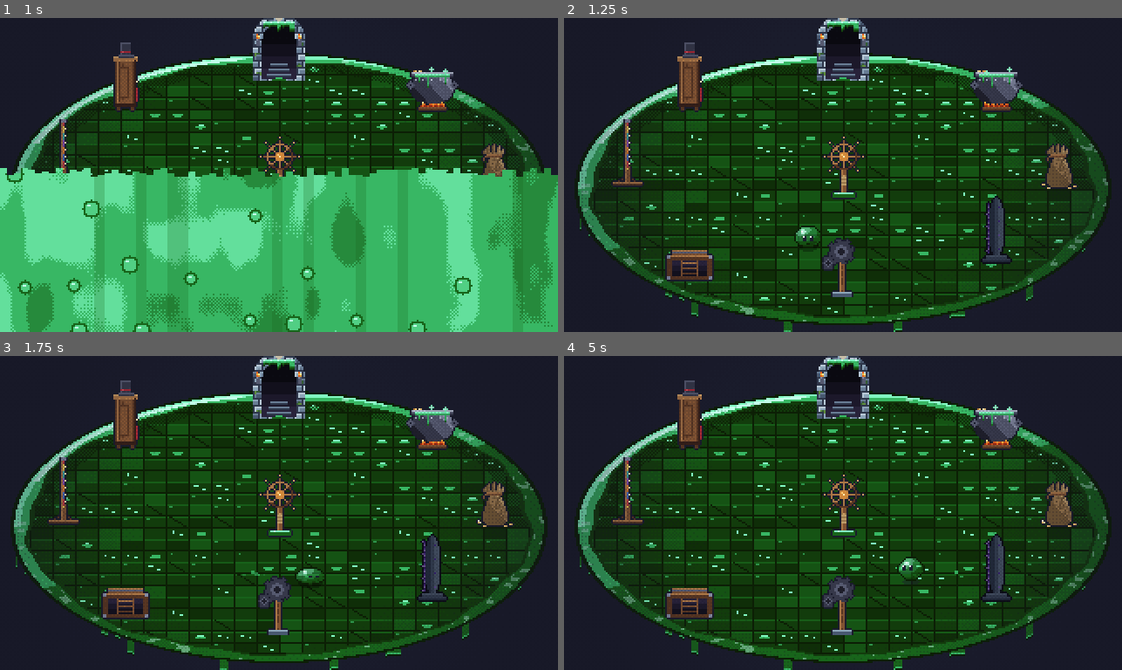
Above: before the commit, frames 1-4 (two rows, left to right).
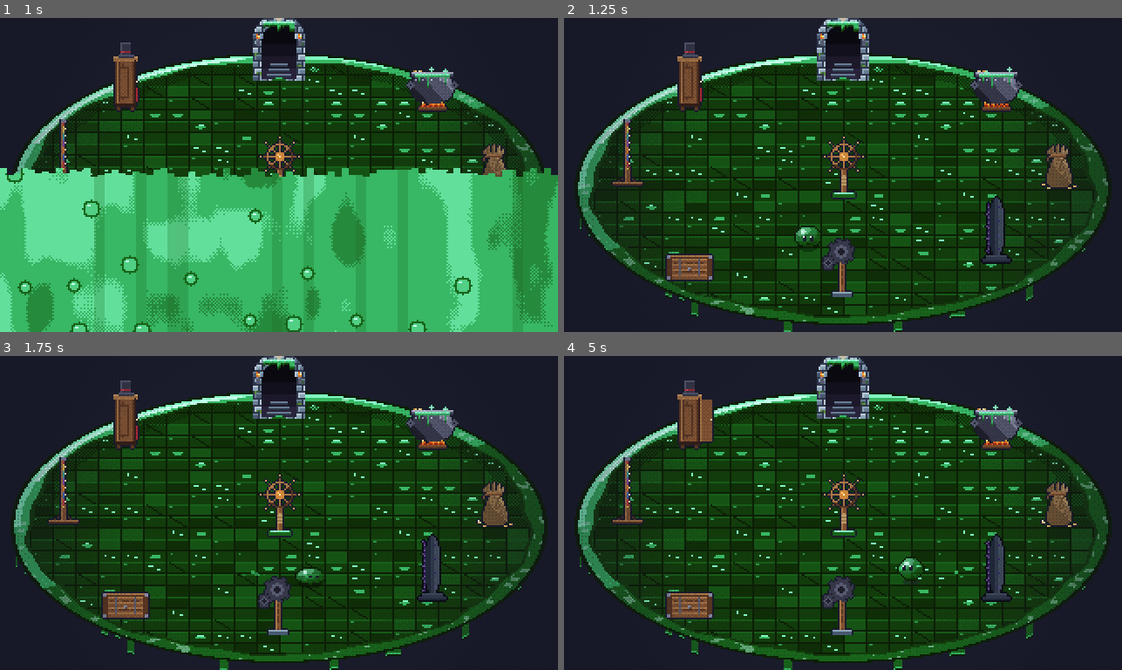
Above: after the commit, the same moments.

Repository: AveryBlue-GD/slime-time
Game: Godot game, scene res://scenes/title.tscn
Two runs of this game, one before a commit and one after it. Both use one fixed random seed, a clock stepped at 60 frames per second and the inputs below.
Inputs (mouse positions are in pixels of both pictures, inside the frame that each line leads up to):
- Up to frame 1 (1 s): click "ENTER THE HUB" at 0.5 s
- Up to frame 2 (1.25 s): no input
- Up to frame 3 (1.75 s): tap Enter at 1.25 s; move the mouse to (401, 497) at 1.27 s; hold D (move_right) from 1.28 s (still down); tap F (interact) at 1.35 s; click (401, 497) at 1.42 s; tap Space (jump) at 1.52 s
- Up to frame 4 (5 s): tap Space (jump) at 1.82, 4.52, 4.82 s; release D (move_right) at 2 s; drag from (731, 528) to (815, 575) at 2.02 s; move the mouse to (898, 443) at 2.77 s; hold D (move_right) 2.78-3.5 s; tap J at 2.85 s; drag from (815, 575) to (675, 465) at 3.52 s; move the mouse to (1010, 560) at 4.27 s; hold A (move_left) from 4.28 s (still down); tap F (interact) at 4.35 s

Frame 1 is identical in both runs. In frame 2, 0.5% of the frame differs, in the area x 19-26%, y 73-84%; in frame 3, 0.5%; in frame 4, 0.8%, in the area x 19-27%, y 13-84%.

Commit message:
Hub idle animations: the trapdoor blows open and slams shut, the wardrobe mirror sparkles and its door swings open and shut, the prize wheel spins
Co-Authored-By: Claude Opus 5.5 <noreply@anthropic.com>

Diff:
--- a/scripts/hub.gd
+++ b/scripts/hub.gd
@@ -40,6 +40,20 @@
 ## Where the coin bag's board sits on screen.
 const BOARD := Rect2(52, 8, 216, 164)
 enum View { FRONT, SIDE, BACK }
+
+## Stations that come to life now and then instead of looping: each entry plays a sequence of
+## [frame, seconds] every `every` seconds (random in that range), then rests on its last frame.
+## - the trapdoor blows open with a puff of dust and slams shut;
+## - the wardrobe's mirror sparkles, and now and then its door swings open and shut;
+## - the prize wheel spins, slowing down (built by _spin: it stops wherever it stops).
+const IDLE_ANIMS := {
+	"quit": [{every = Vector2(5.0, 9.0), seq = [[1, 0.07], [2, 0.2], [3, 0.35], [1, 0.07], [0, 0.0]], sound = "puff"}],
+	"wardrobe": [
+		{every = Vector2(2.5, 5.0), seq = [[1, 0.08], [2, 0.14], [1, 0.08], [0, 0.0]]},
+		{every = Vector2(9.0, 15.0), seq = [[3, 0.15], [4, 1.4], [3, 0.15], [0, 0.0]], sound = "creak"},
+	],
+	"wheel": [{every = Vector2(8.0, 14.0), spin = true}],
+}
 
 ## The station used last: coming back turns the room to face it, with the slime in front of it.
 static var return_to := ""
@@ -129,9 +143,9 @@
 	_add_station("random", "RANDOMIZER", "portal", Vector2i(30, 40), 6)
 	_add_station("settings", "SETTINGS", "signpost", Vector2i(24, 34), 1)
 	if not web:
-		_add_station("quit", "QUIT", "hatch", Vector2i(28, 18), 1, true)
-	_add_station("wheel", "HAT WHEEL", "wheel", Vector2i(32, 40), 1)
-	_add_station("wardrobe", "SKINS & HATS", "wardrobe", Vector2i(28, 40), 1)
+		_add_station("quit", "QUIT", "hatch", Vector2i(28, 18), 4, true)
+	_add_station("wheel", "HAT WHEEL", "wheel", Vector2i(32, 40), 24)
+	_add_station("wardrobe", "SKINS & HATS", "wardrobe", Vector2i(28, 40), 5)
 	step = TAU / stations.size()
 	if not Progress.is_randomizer_unlocked():
 		_station("random").sprite.modulate = Color(0.45, 0.45, 0.5)
@@ -150,7 +164,13 @@
 	else:
 		world.add_child(sprite)
 	var body: AnimatableBody2D = null if flat else _add_body(Vector2.ZERO, size.x / 2.0 - 4.0, true)
+	var anims: Array = []
+	for anim: Dictionary in IDLE_ANIMS.get(id, []):
+		var copy := anim.duplicate(true)
+		copy.next = randf_range(1.0, copy.every.y)  # each starts at its own moment
+		anims.append(copy)
 	stations.append({id = id, name = title, sprite = sprite, body = body, size = size, frames = frames,
+		anims = anims, frame = 0, seq = [], seq_t = 0.0,
 		flat = flat, view = View.FRONT, flipped = false})
 
 
@@ -365,8 +385,10 @@
 func _process(delta: float) -> void:
 	_time += delta
 	for station in stations:
+		if not station.anims.is_empty():
+			_play_idle_anims(station, delta)
 		if station.frames > 1:
-			_set_frame(station, int(_time * FPS) % station.frames)
+			_set_frame(station, _frame_of(station))
 		var lit: bool = station == near
 		if station.id != "random" or Progress.is_randomizer_unlocked():
 			station.sprite.self_modulate = Color(1.25, 1.25, 1.25) if lit else Color.WHITE
@@ -417,8 +439,76 @@
 		station.flipped = view == View.SIDE and absf(deg) < 90.0  # right-hand side faces left
 		if not station.flat:
 			station.sprite.flip_h = station.flipped
-			_set_frame(station, int(_time * FPS) % station.frames)
+			_set_frame(station, _frame_of(station))
 	(room.material as ShaderMaterial).set_shader_parameter("turn", turn)
+
+
+## The frame a station shows now: its idle animation's, or (portal, cauldron, coin bag) a loop.
+func _frame_of(station: Dictionary) -> int:
+	if not station.anims.is_empty():
+		return station.frame
+	return int(_time * FPS) % station.frames
+
+
+## Steps a station's current sequence, or starts the next one that's due.
+func _play_idle_anims(station: Dictionary, delta: float) -> void:
+	if station.seq.is_empty():
+		for anim: Dictionary in station.anims:
+			if _time >= anim.next:
+				station.seq = _spin(station) if anim.get("spin", false) else anim.seq.duplicate(true)
+				station.seq_t = 0.0
+				station.frame = station.seq[0][0]
+				var length := 0.0
+				for step_: Array in station.seq:
+					length += step_[1]
+				anim.next = _time + length + randf_range(anim.every.x, anim.every.y)
+				_idle_sound(anim.get("sound", ""), station)
+				break
+		return
+	station.seq_t += delta
+	while not station.seq.is_empty() and station.seq_t >= station.seq[0][1]:
+		station.seq_t -= station.seq[0][1]
+		station.seq.pop_front()
+		if not station.seq.is_empty():
+			station.frame = station.seq[0][0]
+			if station.id == "wheel" and station.frame % 2 == 1:
+				_sfx_quiet("click", 1.5, -22.0)  # the flapper ticking on a peg
+			elif station.id == "quit" and station.frame == 0:
+				_sfx_quiet("land", 0.7, -16.0)  # the lid slamming shut
+
+
+## A prize wheel spin from wherever it rests: quick at first, slowing to a stop.
+func _spin(station: Dictionary) -> Array:
+	var seq: Array = []
+	var steps := randi_range(26, 44)
+	var frame: int = station.frame
+	for i in steps:
+		frame = (frame + 1) % station.frames
+		var slowing := float(i) / steps
+		seq.append([frame, lerpf(0.035, 0.22, slowing * slowing)])
+	seq.append([frame, 0.0])
+	return seq
+
+
+func _idle_sound(sound: String, _station: Dictionary) -> void:
+	match sound:
+		"puff":
+			_sfx_quiet("squish", 0.55, -16.0)  # a gust of air
+		"creak":
+			_sfx_quiet("charge", 0.6, -24.0)  # the door creaking open
+			get_tree().create_timer(0.4).timeout.connect(func() -> void: _sfx_stop("charge"))
+
+
+func _sfx_quiet(sound: String, pitch: float, volume_db: float) -> void:
+	var sfx := get_node_or_null("/root/Sfx")
+	if sfx:
+		sfx.play(sound, volume_db, pitch)
+
+
+func _sfx_stop(sound: String) -> void:
+	var sfx := get_node_or_null("/root/Sfx")
+	if sfx:
+		sfx.stop(sound)
 
 
 func _set_frame(station: Dictionary, frame: int) -> void:
--- a/tests/test_hub.gd
+++ b/tests/test_hub.gd
@@ -131,6 +131,34 @@
 		"beating the story opens the portal")
 	hub.free()
 
+	# --- Stations come to life now and then
+	HubScript.return_to = ""
+	hub = await _open()
+	var seen := {}
+	for id in ["wardrobe", "quit", "wheel"]:
+		var station: Dictionary = hub._station(id)
+		for anim: Dictionary in station.anims:
+			anim.next = 1e9  # hold them all...
+		seen[id] = [station.frame]
+	hub._station("wardrobe").anims[1].next = 0.0  # ...then fire the wardrobe door,
+	hub._station("quit").anims[0].next = 0.0      # the trapdoor,
+	hub._station("wheel").anims[0].next = 0.0     # and a wheel spin
+	for i in 360:
+		await process_frame
+		for id in seen:
+			var frame: int = hub._station(id).frame
+			if frame != seen[id][-1]:
+				seen[id].append(frame)
+	_check(4 in seen.wardrobe and seen.wardrobe[-1] == 0, "the wardrobe door swings open and shut again (frames %s)" % [seen.wardrobe])
+	var puffed: int = seen.quit.find(2)
+	_check(puffed > 0 and seen.quit.find(0, puffed) > puffed, "the trapdoor blows open with a puff and slams shut (frames %s)" % [seen.quit])
+	_check(seen.wheel.size() > 20, "the prize wheel spins round (%d steps)" % (seen.wheel.size() - 1))
+	var rest: int = hub._station("wheel").frame
+	for i in 60:
+		await process_frame
+	_check(hub._station("wheel").frame == rest, "...and stops where it stops")
+	hub.free()
+
 	# --- The coin bag's board: coins found per level
 	progress.coins_found = {2: ["a", "b", "c"]}
 	for i in Levels.COINS[0]:
Binary file changed: assets/sprites/hub/hatch.png
Binary file changed: assets/sprites/hub/wardrobe.png
Binary file changed: assets/sprites/hub/wheel.png
Not shown, changed: CLAUDE.md
Not shown, changed: tools/make_hub_art.py
